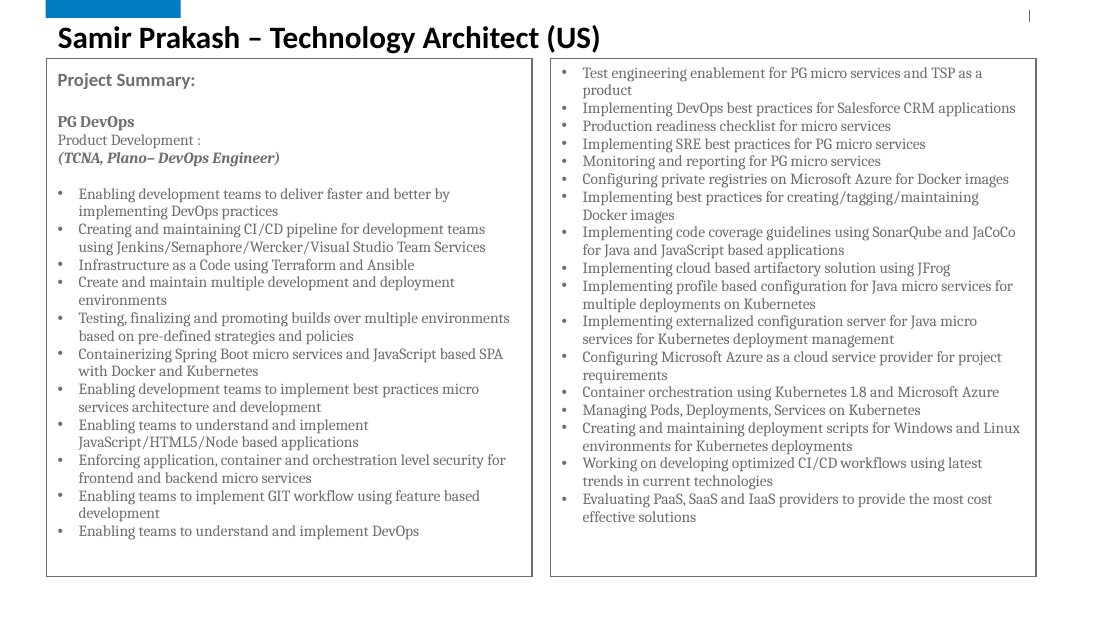
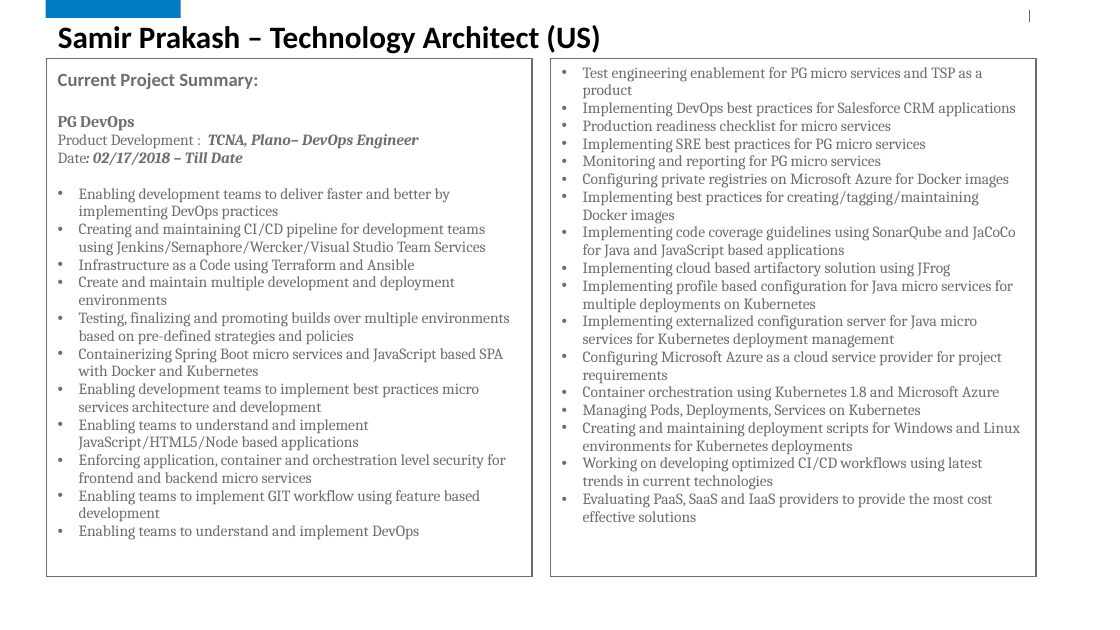
Before and after one commit to samirprakash/resumes, a slide deck: slide 2 of Samir_Prakash.pptx. Drawn at 1120x630 pixels with LibreOffice and Linux fonts; fonts in the diff are those of the drawing; background and template pictures are left out. Boxes give left, top, right and bottom in pixels: in the first picture for what was removed or moved away, otherwise in the second. Text is boxed around its words. In the diff, an @@ line names an element or a change of style, - is before the commit and + after.

```diff
--- a/Samir_Prakash.pptx
+++ b/Samir_Prakash.pptx
@@ text in rectangle at (58,73,258,89): text changed @@
-Project Summary:
+Current Project Summary:
@@ text in rectangle at (58,134,419,165): text changed @@
-Product Development :
-(TCNA, Plano– DevOps Engineer)
+Product Development : TCNA, Plano– DevOps Engineer
+Date: 02/17/2018 – Till Date
```
Also in this commit, not shown: 1 other slide changed, 1 slide added.
